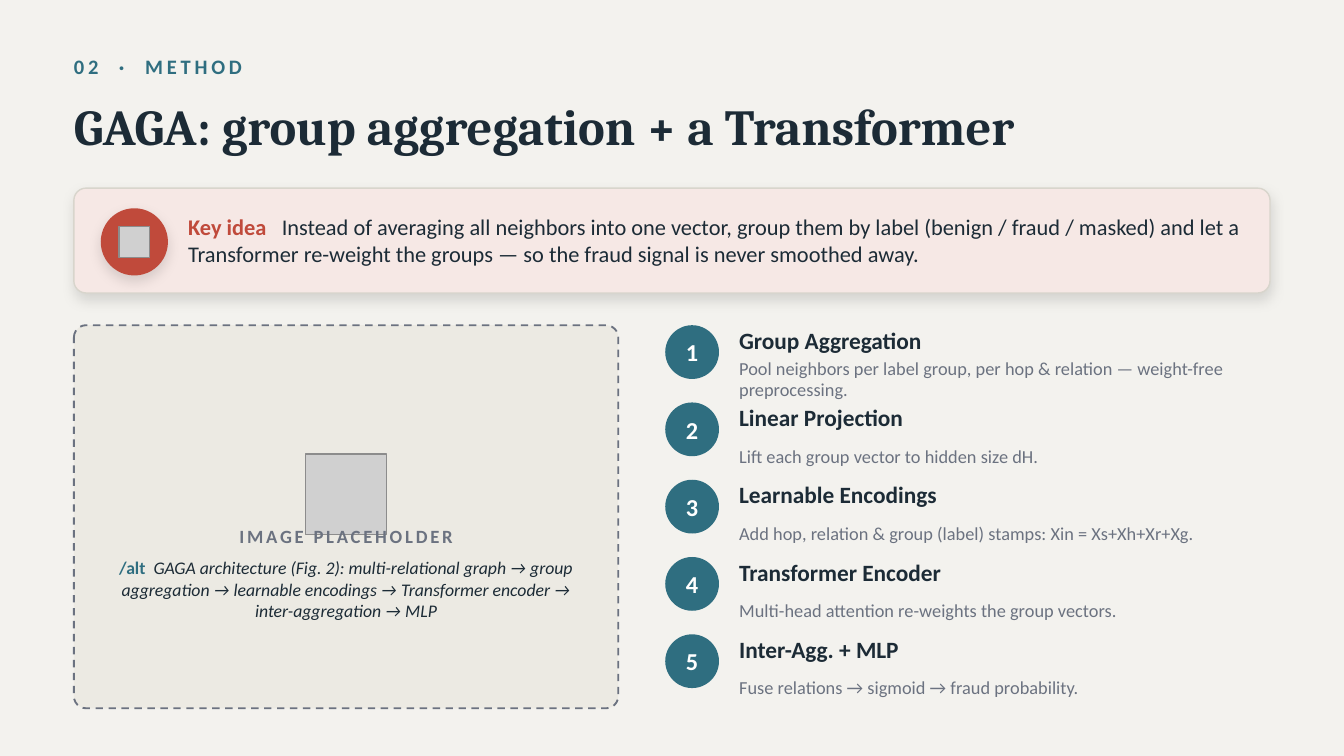
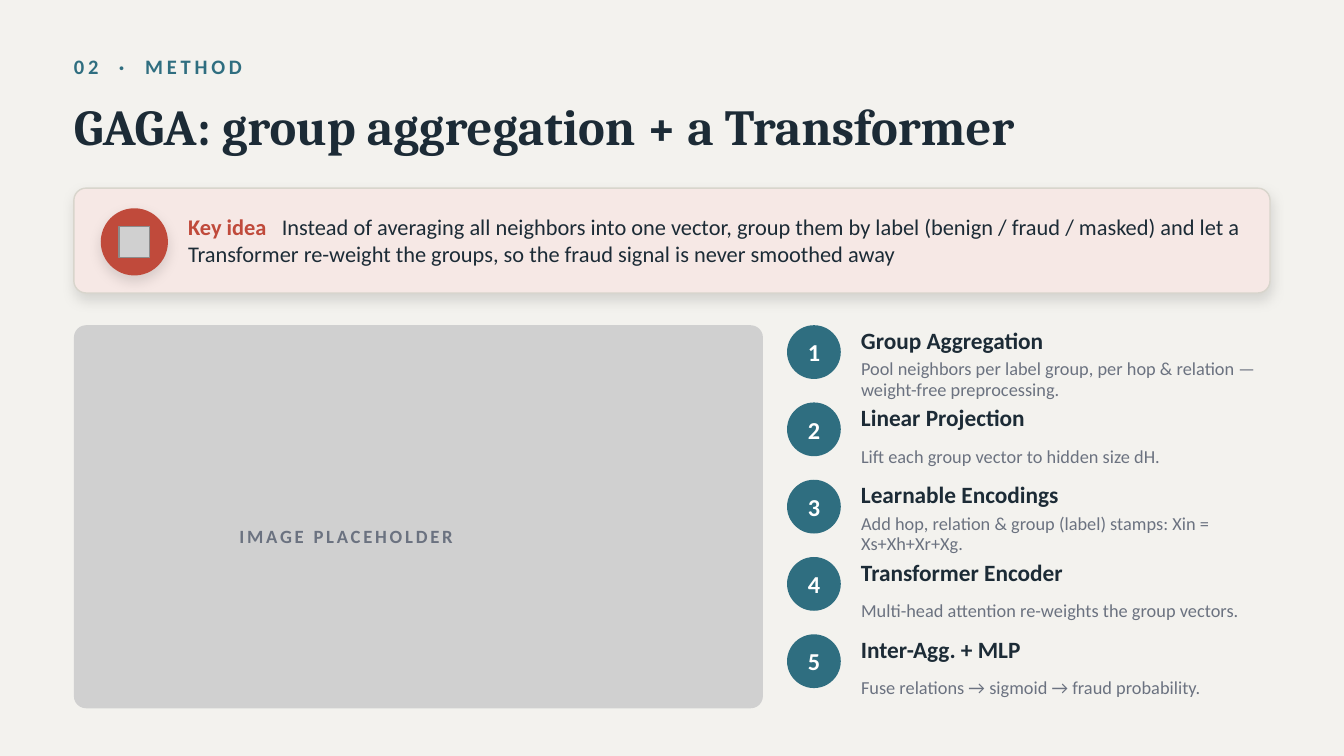
Before and after one commit to Nese2002/GAGA, a slide deck: slide 3 of GAGA_deck.pptx. Drawn at 1344x756 pixels with LibreOffice and Linux fonts; fonts in the diff are those of the drawing; grey boxes stand for pictures. Boxes give left, top, right and bottom in pixels: in the first picture for what was removed or moved away, otherwise in the second. Text is boxed around its words. In the diff, an @@ line names an element or a change of style, - is before the commit and + after.

```diff
--- a/GAGA_deck.pptx
+++ b/GAGA_deck.pptx
@@ text at (x1=188, y1=219, x2=1239, y2=266): text changed @@
-Key idea Instead of averaging all neighbors into one vector, group them by label (benign / fraud / masked) and let a Transformer re-weight the groups — so the fraud signal is never smoothed away.
+Key idea Instead of averaging all neighbors into one vector, group them by label (benign / fraud / masked) and let a Transformer re-weight the groups, so the fraud signal is never smoothed away
@@ rounded rectangle removed at (x1=74, y1=325, x2=618, y2=708) @@
@@ picture added at (x1=74, y1=325, x2=763, y2=708) @@
@@ text "Pool neighbors per label group, ..." rewrapped from (x1=739, y1=362, x2=1222, y2=399) to (x1=861, y1=362, x2=1235, y2=399) @@
@@ text "Lift each group vector to ..." moved from (x1=739, y1=450, x2=1038, y2=466) to (x1=861, y1=450, x2=1160, y2=466) @@
@@ picture removed at (x1=305, y1=454, x2=386, y2=535) @@
@@ text "Add hop, relation & group ..." rewrapped from (x1=739, y1=527, x2=1193, y2=543) to (x1=861, y1=517, x2=1195, y2=553) @@
@@ text removed at (x1=119, y1=561, x2=572, y2=620) @@
-/alt GAGA architecture (Fig. 2): multi-relational graph → group aggregation → learnable encodings → Transformer encoder → inter-aggregation → MLP
@@ text "Multi-head attention re-weights the group ..." moved from (x1=739, y1=604, x2=1117, y2=620) to (x1=861, y1=604, x2=1239, y2=620) @@
@@ 10 texts, 5 ellipses moved together from (x1=665, y1=325, x2=941, y2=688) to (x1=788, y1=325, x2=1063, y2=688) @@
@@ text "Fuse relations → sigmoid → ..." moved from (x1=739, y1=681, x2=1078, y2=697) to (x1=861, y1=681, x2=1200, y2=697) @@
```
Also in this commit, not shown: 3 other slides changed, 22 other files.
